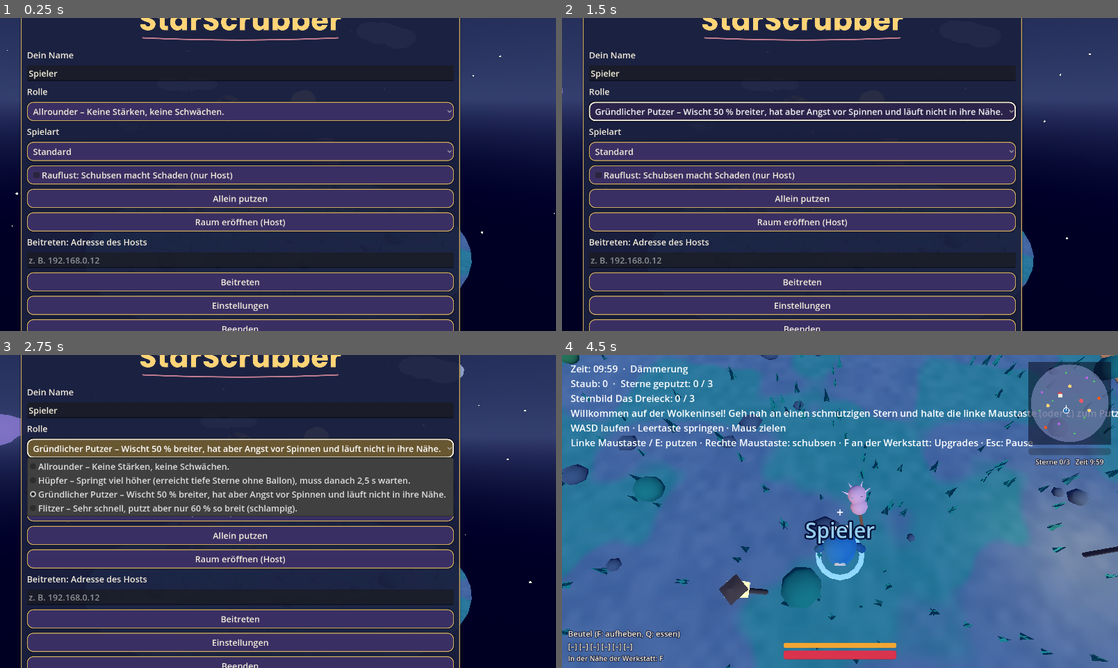
Above: before the commit, frames 1-4 (two rows, left to right).
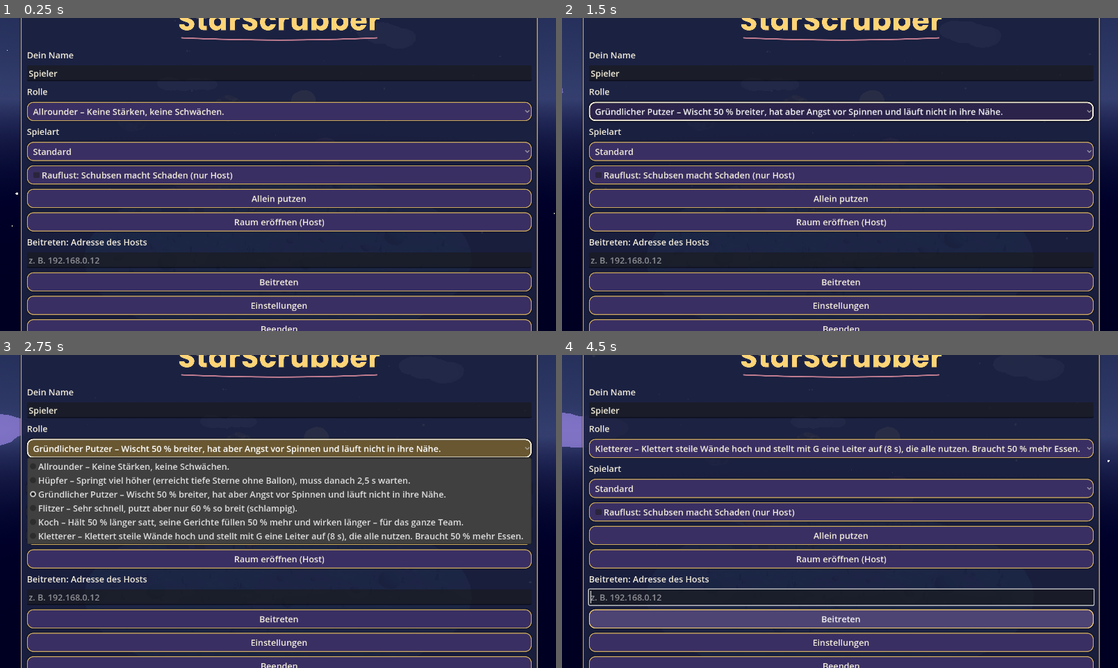
Above: after the commit, the same moments.

Repository: ClaudeAIDriven/sternenhausmeister
Game: Godot game, scene res://main.tscn
The game is run twice, just before and just after one commit, with the same random seed, the same clock (stepped at 60 frames per second) and the same inputs.
Inputs (mouse positions are in pixels of both pictures, inside the frame that each line leads up to):
- Up to frame 1 (0.25 s): no input
- Up to frame 2 (1.5 s): click "Allrounder – Keine Stärken, k…" at 0.5 s; click "Standard" at 1.25 s
- Up to frame 3 (2.75 s): click "Gründlicher Putzer – Wischt 5…" at 2 s
- Up to frame 4 (4.5 s): click "Allein putzen" at 2.75 s; click (840, 448) at 3.5 s, where only the run after the commit has a clickable "Kletterer – Klettert steile W…"; click (840, 617) at 4.25 s, where only the run after the commit has a clickable "Beitreten"

The runs differ from the first frame. In frame 1, 15% of the frame differs, in the area x 25-97%, y 0-100%; in frame 2, 15%; in frame 3, 23%; in frame 4, 99%, in the area x 0-100%, y 0-100%.

Commit message:
G-24: Rollen Koch und Kletterer, Leiter
Co-Authored-By: Claude Sonnet 5.5 <noreply@anthropic.com>
Claude-Session: https://claude.ai/code/session_01UX1Hctu9R5SRB8V8tMhkJh

Diff:
--- a/TASKS/tasks.json
+++ b/TASKS/tasks.json
@@ -1466,7 +1466,7 @@
    "G-23"
   ],
   "size": "M",
-  "status": "open",
+  "status": "done",
   "goal": "Koch: Food-Leiste +50 %, Rezepte füllen 50 % mehr und Buffs halten länger. Kletterer: kann steile Flächen hochklettern und eine Leiter (8 s) aufstellen, die alle nutzen; braucht 50 % mehr Essen. Jede Rolle bekommt einen Team-Nutzen (Research: DRG-Interdependenz).",
   "files": [
    "roles.gd",
--- /dev/null
+++ b/ladder.gd
@@ -0,0 +1,60 @@
+class_name Ladder
+extends Node3D
+## G-24: Leiter des Kletterers. Steht LIFETIME Sekunden und kann von allen Spielern hochgeklettert werden (vorwärts laufen).
+## Wird bei allen Spielern lokal erzeugt (RPC am Spieler), keine eigene Synchronisation nötig.
+
+const LIFETIME := 8.0
+const HEIGHT := 7.0
+const REACH := 0.9          # waagerechter Abstand, in dem man klettern kann
+const CLIMB_SPEED := 4.0
+
+var left := LIFETIME
+
+
+func _ready() -> void:
+	add_to_group("ladders")
+	var wood := StandardMaterial3D.new()
+	wood.albedo_color = Color(0.55, 0.38, 0.2)
+	for sx in [-0.35, 0.35]:
+		var rail := MeshInstance3D.new()
+		var rm := BoxMesh.new()
+		rm.size = Vector3(0.08, HEIGHT, 0.08)
+		rail.mesh = rm
+		rail.material_override = wood
+		rail.position = Vector3(sx, HEIGHT * 0.5, 0)
+		add_child(rail)
+	for i in int(HEIGHT / 0.5):
+		var rung := MeshInstance3D.new()
+		var gm := BoxMesh.new()
+		gm.size = Vector3(0.7, 0.06, 0.06)
+		rung.mesh = gm
+		rung.material_override = wood
+		rung.position = Vector3(0, 0.4 + i * 0.5, 0)
+		add_child(rung)
+
+
+func _process(delta: float) -> void:
+	tick(delta)
+
+
+func tick(delta: float) -> void:
+	left -= delta
+	if left <= 0.0 and is_inside_tree():
+		queue_free()
+
+
+## Kann ein Spieler an `pos` (Weltposition der Füße) diese Leiter benutzen?
+func can_climb(pos: Vector3) -> bool:
+	if left <= 0.0:
+		return false
+	var d := Vector2(pos.x - global_position.x, pos.z - global_position.z).length()
+	return d <= REACH and pos.y >= global_position.y - 0.5 and pos.y <= global_position.y + HEIGHT
+
+
+## Erste benutzbare Leiter im Baum (oder null).
+static func find_for(tree: SceneTree, pos: Vector3) -> Ladder:
+	for n in tree.get_nodes_in_group("ladders"):
+		var l := n as Ladder
+		if l != null and l.can_climb(pos):
+			return l
+	return null
--- a/player.gd
+++ b/player.gd
@@ -83,6 +83,8 @@
 	add_to_group("players")
 	if is_multiplayer_authority():
 		role = str(Settings.get_value("role"))
+		if Roles.can(role, "climb"):
+			floor_max_angle = deg_to_rad(70.0)   # G-24: steile Flächen hinauflaufen
 		brawl = bool(Menu.launch.get("brawl", false))
 	_last_pos = global_position
 	var cs := CollisionShape3D.new()
@@ -131,6 +133,9 @@
 	if event is InputEventMouseButton and event.pressed and event.button_index == MOUSE_BUTTON_MIDDLE and Input.mouse_mode == Input.MOUSE_MODE_CAPTURED:
 		if aim_valid:
 			send_ping(aim_point)   # G-33: Mittlere Maustaste = Ping
+		return
+	if event is InputEventKey and event.pressed and not event.echo and event.physical_keycode == KEY_G and Input.mouse_mode == Input.MOUSE_MODE_CAPTURED:
+		place_ladder()   # G-24: Kletterer stellt eine Leiter auf
 		return
 	if event is InputEventMouseMotion and Input.mouse_mode == Input.MOUSE_MODE_CAPTURED:
 		var sens := float(Settings.get_value("mouse_sens"))
@@ -168,6 +173,7 @@
 		velocity.y = JUMP_VELOCITY * Roles.factor(role, "jump")
 		food.on_jump()
 		_jump_cd = Roles.factor(role, "jump_cd")
+	_apply_climb(Input.get_vector("move_left", "move_right", "move_forward", "move_back"))
 	move_and_slide()
 	_track_floor()
 	_track_fall(delta)
@@ -175,7 +181,7 @@
 		_airborne = false
 		global_position = SPAWN_POINT
 		velocity = Vector3.ZERO
-	food.tick(delta, Vector2(velocity.x, velocity.z).length() > 0.5, cleaning)
+	food.tick(delta * Roles.factor(role, "hunger"), Vector2(velocity.x, velocity.z).length() > 0.5, cleaning)
 	_tick_health(delta)
 	if InputMap.has_action("attack") and Input.is_action_just_pressed("attack") and Input.mouse_mode == Input.MOUSE_MODE_CAPTURED:
 		try_attack()
@@ -554,3 +560,48 @@
 		return
 	var sender := multiplayer.get_remote_sender_id()
 	ping_received.emit(sender if sender != 0 else str(name).to_int(), point)
+
+
+# ---------------------------------------------------------------- Kletterer (G-24)
+
+const CLIMB_SPEED := 3.5
+const LADDER_COOLDOWN := 20.0
+var _ladder_cd := 0.0
+
+
+## Leiter hoch (alle Rollen, vorwärts laufen) und Wände hoch (nur Kletterer). Wird vor move_and_slide aufgerufen.
+func _apply_climb(input: Vector2) -> void:
+	if input.y >= -0.1:
+		return
+	if Ladder.find_for(get_tree(), global_position) != null:
+		velocity.y = Ladder.CLIMB_SPEED
+		_airborne = false
+		_peak_y = global_position.y   # an der Leiter kein Fallschaden
+		return
+	if Roles.can(role, "climb") and is_on_wall():
+		velocity.y = maxf(velocity.y, CLIMB_SPEED * Roles.factor(role, "climb"))
+		_peak_y = global_position.y
+
+
+## Kletterer: Leiter vor sich aufstellen (8 s, Abklingzeit 20 s). false = keine Rolle/zu früh.
+func place_ladder() -> bool:
+	var now := Time.get_ticks_msec() / 1000.0
+	if not Roles.can(role, "ladder") or now < _ladder_cd or downed:
+		return false
+	_ladder_cd = now + LADDER_COOLDOWN
+	var fwd := -global_transform.basis.z
+	fwd.y = 0.0
+	var pos := global_position + fwd.normalized() * 1.2
+	rpc_place_ladder.rpc(pos, rotation.y)
+	return true
+
+
+@rpc("any_peer", "call_local", "reliable")
+func rpc_place_ladder(pos: Vector3, yaw: float) -> void:
+	if not pos.is_finite() or pos.length() > 200.0:
+		return
+	var l := Ladder.new()
+	l.position = pos
+	l.rotation.y = yaw
+	var scene := get_tree().current_scene
+	(scene if scene != null else get_tree().root).add_child(l)
--- a/roles.gd
+++ b/roles.gd
@@ -1,6 +1,8 @@
 class_name Roles
 extends RefCounted
 ## I-13: Rollen mit Stärken und Schwächen. Werte sind Faktoren auf die Grundwerte; der Spieler wählt die Rolle im Menü.
+##  G-24: hunger (Faktor auf den Sättigungsverbrauch), recipe_food/buff_time (Faktor auf Gerichte, wirkt in der Küche), climb (0/1: klettert an Wänden),
+##  ladder (0/1: kann eine Leiter aufstellen). Koch: 50 % mehr Leiste = Verbrauch /1,5.
 ##  speed: Lauftempo, jump: Sprungkraft, jump_cd: Sprung-Abklingzeit (s), wipe: Wischradius, fears_spiders: meidet Spinnennester.
 
 const DEFAULT_ID := "allrounder"
@@ -12,13 +14,17 @@
 		"desc": "Springt viel höher (erreicht tiefe Sterne ohne Ballon), muss danach 2,5 s warten."},
 	"putzer": {"name": "Gründlicher Putzer", "speed": 0.9, "jump": 1.0, "jump_cd": 0.0, "wipe": 1.5, "fears_spiders": true,
 		"desc": "Wischt 50 % breiter, hat aber Angst vor Spinnen und läuft nicht in ihre Nähe."},
+	"koch": {"name": "Koch", "speed": 1.0, "jump": 1.0, "jump_cd": 0.0, "wipe": 1.0, "fears_spiders": false, "hunger": 0.667, "recipe_food": 1.5, "buff_time": 1.5,
+		"desc": "Hält 50 % länger satt, seine Gerichte füllen 50 % mehr und wirken länger – für das ganze Team."},
+	"kletterer": {"name": "Kletterer", "speed": 1.0, "jump": 1.0, "jump_cd": 0.0, "wipe": 1.0, "fears_spiders": false, "hunger": 1.5, "climb": 1.0, "ladder": 1.0,
+		"desc": "Klettert steile Wände hoch und stellt mit G eine Leiter auf (8 s), die alle nutzen. Braucht 50 % mehr Essen."},
 	"flitzer": {"name": "Flitzer", "speed": 1.5, "jump": 1.0, "jump_cd": 0.0, "wipe": 0.6, "fears_spiders": false,
 		"desc": "Sehr schnell, putzt aber nur 60 % so breit (schlampig)."},
 }
 
 
 static func ids() -> Array:
-	return ["allrounder", "springer", "putzer", "flitzer"]
+	return ["allrounder", "springer", "putzer", "flitzer", "koch", "kletterer"]
 
 
 static func data(id: String) -> Dictionary:
@@ -29,5 +35,10 @@
 	return float(data(id).get(key, 1.0))
 
 
+## Hat die Rolle die Fähigkeit `key` (Faktor > 0)? z. B. "climb", "ladder".
+static func can(id: String, key: String) -> bool:
+	return float(data(id).get(key, 0.0)) > 0.0
+
+
 static func fears_spiders(id: String) -> bool:
 	return bool(data(id).get("fears_spiders", false))
--- /dev/null
+++ b/tests/test_roles2.gd
@@ -0,0 +1,64 @@
+extends SceneTree
+## Test G-24: Rollen Koch und Kletterer (Faktoren), Leiter (8 s, alle können klettern), Wandklettern nur für Kletterer, Hunger-Faktor.
+var frames := 0
+
+func _process(_d: float) -> bool:
+	frames += 1
+	if frames < 3:
+		return false
+	var ok := true
+	ok = ok and Roles.ids().size() == 6 and Roles.ids().has("koch") and Roles.ids().has("kletterer")
+	# Faktoren
+	ok = ok and is_equal_approx(Roles.factor("koch", "recipe_food"), 1.5) and is_equal_approx(Roles.factor("koch", "buff_time"), 1.5)
+	ok = ok and absf(Roles.factor("koch", "hunger") * 1.5 - 1.0) < 0.01 and Roles.factor("kletterer", "hunger") == 1.5
+	ok = ok and Roles.can("kletterer", "climb") and Roles.can("kletterer", "ladder") and not Roles.can("koch", "ladder") and not Roles.can("allrounder", "climb")
+	ok = ok and Roles.factor("allrounder", "hunger") == 1.0   # Standard
+	# Hunger: Kletterer verbraucht mehr, Koch weniger (gleiche Zeit)
+	var fk = load("res://food.gd").new()
+	var fc = load("res://food.gd").new()
+	var fa = load("res://food.gd").new()
+	fk.tick(60.0 * Roles.factor("koch", "hunger"), true, true)
+	fc.tick(60.0 * Roles.factor("kletterer", "hunger"), true, true)
+	fa.tick(60.0, true, true)
+	ok = ok and fk.value > fa.value and fa.value > fc.value
+	# Leiter
+	var l = load("res://ladder.gd").new()
+	l.position = Vector3(5, 0, 5)
+	root.add_child(l)
+	ok = ok and l.is_in_group("ladders") and l.can_climb(Vector3(5.3, 2.0, 5.0)) and not l.can_climb(Vector3(8, 2.0, 5.0)) and not l.can_climb(Vector3(5, 9.0, 5))
+	ok = ok and l.get_script().find_for(self, Vector3(5, 1, 5)) == l
+	l.tick(7.0)
+	ok = ok and l.can_climb(Vector3(5, 1, 5))
+	l.tick(1.5)
+	ok = ok and not l.can_climb(Vector3(5, 1, 5))   # abgelaufen
+	# Spieler: Kletterer stellt Leiter auf (Abklingzeit), Allrounder nicht
+	var k = load("res://player.gd").new()
+	k.name = "1"
+	root.add_child(k)
+	k.role = "kletterer"   # nach _ready (das liest die Rolle aus den Einstellungen)
+	var a = load("res://player.gd").new()
+	a.name = "2"
+	root.add_child(a)
+	ok = ok and not a.place_ladder()
+	var before := get_nodes_in_group("ladders").size()
+	ok = ok and k.place_ladder() and get_nodes_in_group("ladders").size() == before + 1
+	ok = ok and not k.place_ladder()   # Abklingzeit
+	# Alle können an der Leiter hoch: Allrounder neben der neuen Leiter
+	var nl: Node3D
+	for n in get_nodes_in_group("ladders"):
+		if n != l and not n.is_queued_for_deletion():
+			nl = n
+	ok = ok and nl != null
+	a.global_position = nl.global_position + Vector3(0, 0.5, 0)
+	a.velocity = Vector3.ZERO
+	a._apply_climb(Vector2(0, -1))
+	ok = ok and is_equal_approx(a.velocity.y, Ladder.CLIMB_SPEED)
+	# Ohne Vorwärtsdruck: keine Kletterbewegung
+	a.velocity = Vector3.ZERO
+	a._apply_climb(Vector2(0, 0))
+	ok = ok and a.velocity.y == 0.0
+	# Wandklettern nur mit Rolle (hier ohne Wand: is_on_wall false, also nur Rollencheck der Fähigkeit)
+	ok = ok and Roles.can(k.role, "climb") and not Roles.can(a.role, "climb")
+	print("TEST_ROLES2 OK" if ok else "TEST_ROLES2 FAIL")
+	quit(0 if ok else 1)
+	return true
--- a/tests/test_survival.gd
+++ b/tests/test_survival.gd
@@ -86,7 +86,7 @@
 		cac.free()
 		# Rollen
 		var R = load("res://roles.gd")
-		_check(R.ids().size() == 4 and R.factor("springer", "jump") > 1.2 and R.factor("springer", "jump_cd") > 1.0, "Hüpfer")
+		_check(R.ids().size() == 6 and R.factor("springer", "jump") > 1.2 and R.factor("springer", "jump_cd") > 1.0, "Hüpfer")
 		_check(R.factor("putzer", "wipe") > 1.2 and R.fears_spiders("putzer") and not R.fears_spiders("flitzer"), "Putzer")
 		_check(R.factor("flitzer", "speed") > 1.3 and R.factor("flitzer", "wipe") < 0.8, "Flitzer")
 		p.role = "putzer"
Not shown, changed: PLAN.md
Not shown, changed: TASKS/G-24.md
Not shown, changed: TASKS/INDEX.md
